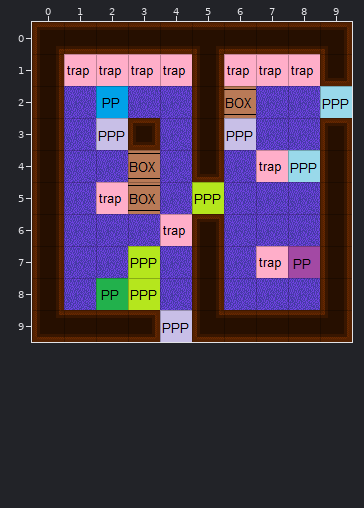
Two versions of a level (Tiled map, datas/maps/delta4.tmx). Above: the version before the commit.
Cells are 32x32 px. Shown: x 0..9, y 0..9.
Now the later version:
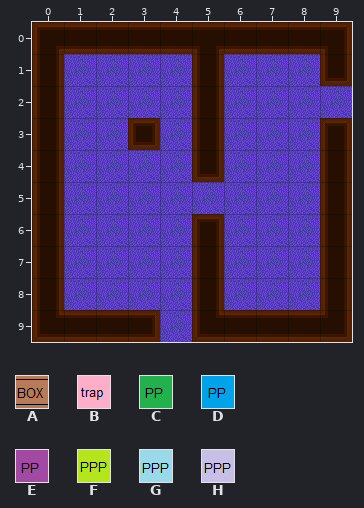
Key: from "meta": A 1 "box", B 3 "trap", C 4 "pp1", D 5 "pp2", E 6 "pp3", F 8 "ppp1", G 9 "ppp2", H 10 "ppp3".
_ is an empty cell, . an unchanged one.
What changed:
--- layer "meta" (now hidden)
@@ x 1..9 @@
- 1 BBBB.BBB.
- 2 .D...A..G
- 3 .H...H...
- 4 ..A...BG.
- 5 .BA.F....
- 6 ...B.....
- 7 ..F...BE.
- 8 .CF......
- 9 ...H.....
+ 1 ____.___.
+ 2 ._..._.._
+ 3 ._..._...
+ 4 .._...__.
+ 5 .__._....
+ 6 ..._.....
+ 7 .._...__.
+ 8 .__......
+ 9 ..._.....
Where, in picture pixels (left, top, right, bottom), the same in both pictures:
removed: (64, 54, 224, 342)
removed: (224, 54, 352, 182)
removed: (256, 246, 320, 278)
